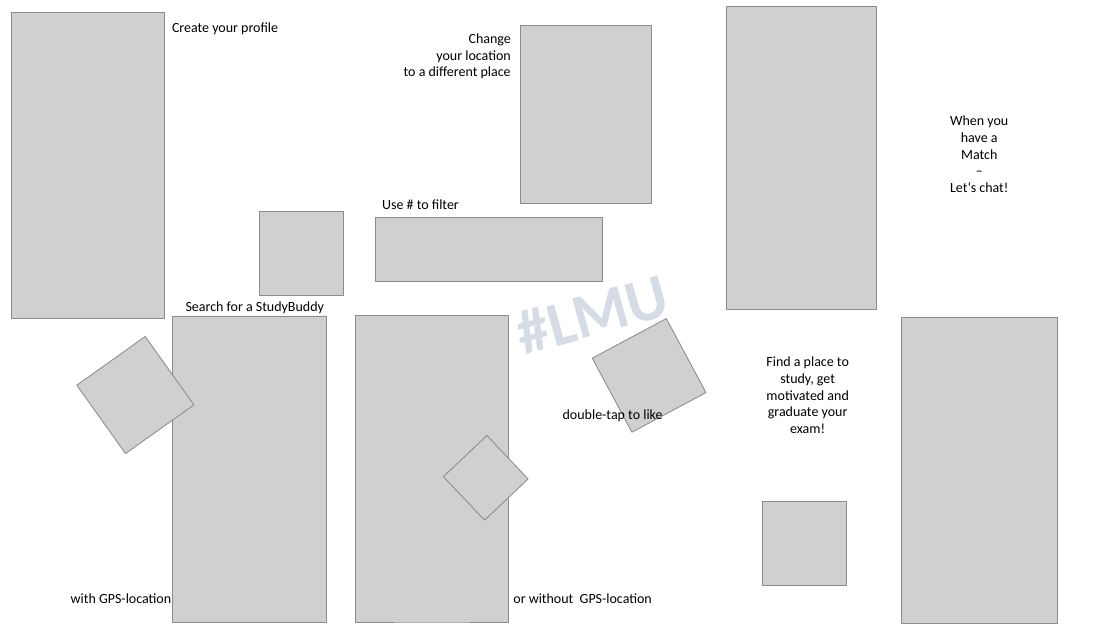
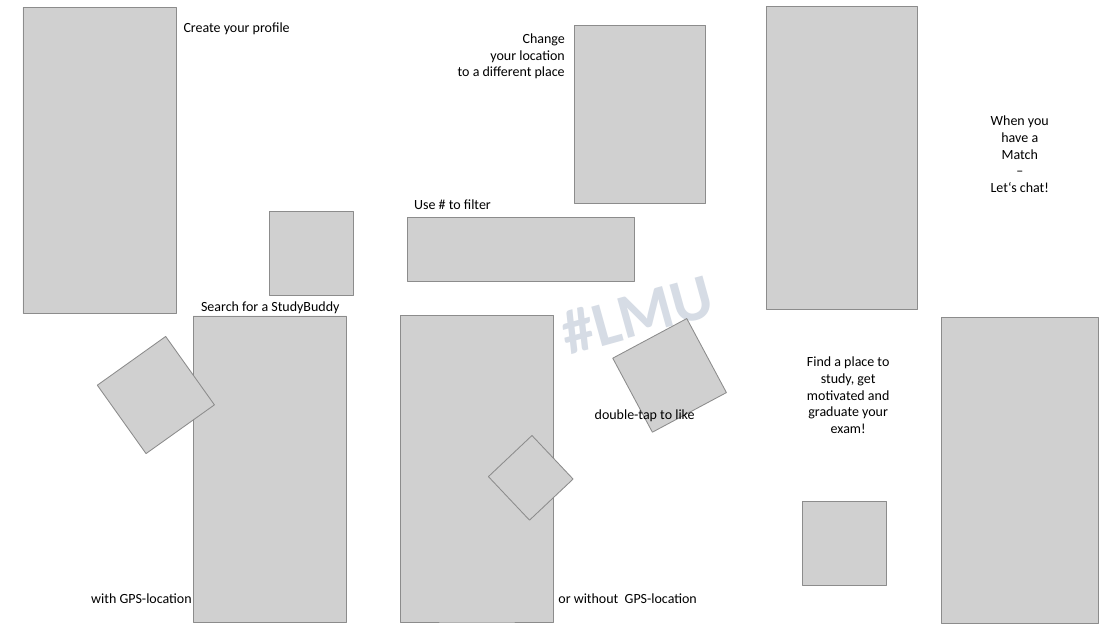
Before and after one commit to simpsonskidrock/studybuddy, a slide deck: slide 2 of AppMesse/Flyer.pptx. Drawn at 1120x630 pixels with LibreOffice and Linux fonts; fonts in the diff are those of the drawing; grey boxes stand for pictures. Boxes give left, top, right and bottom in pixels: in the first picture for what was removed or moved away, otherwise in the second. Text is boxed around its words. In the diff, an @@ line names an element or a change of style, - is before the commit and + after.

```diff
--- a/AppMesse/Flyer.pptx
+++ b/AppMesse/Flyer.pptx
@@ picture: place and size @@
-picture at (12, 13, 166, 319)
+picture at (23, 8, 176, 314)
@@ text "Create your profile": place and size @@
-text "Create your profile" at (172, 22, 278, 35)
+text "Create your profile" at (184, 22, 290, 35)
@@ text "Change": place and size @@
-text "Change" at (404, 33, 511, 79)
+text "Change" at (458, 33, 565, 79)
@@ picture: place and size @@
-picture at (521, 25, 652, 203)
+picture at (575, 25, 706, 203)
@@ 3 pictures, 2 texts: place and size @@
-3 pictures, 2 texts at (726, 6, 1058, 623)
+3 pictures, 2 texts at (767, 6, 1098, 623)
@@ picture: place and size @@
-picture at (260, 212, 344, 296)
+picture at (270, 212, 354, 296)
@@ text "Search for a StudyBuddy": place and size @@
-text "Search for a StudyBuddy" at (186, 301, 324, 314)
+text "Search for a StudyBuddy" at (201, 301, 339, 314)
@@ 2 texts, 1 picture: place and size @@
-2 texts, 1 picture at (376, 199, 662, 423)
+2 texts, 1 picture at (408, 199, 694, 423)
@@ 3 pictures, 1 text: place and size @@
-3 pictures, 1 text at (71, 316, 706, 622)
+3 pictures, 1 text at (91, 316, 727, 622)
@@ 2 pictures, 2 texts: place and size @@
-2 pictures, 2 texts at (355, 247, 688, 622)
+2 pictures, 2 texts at (400, 247, 732, 622)
```
